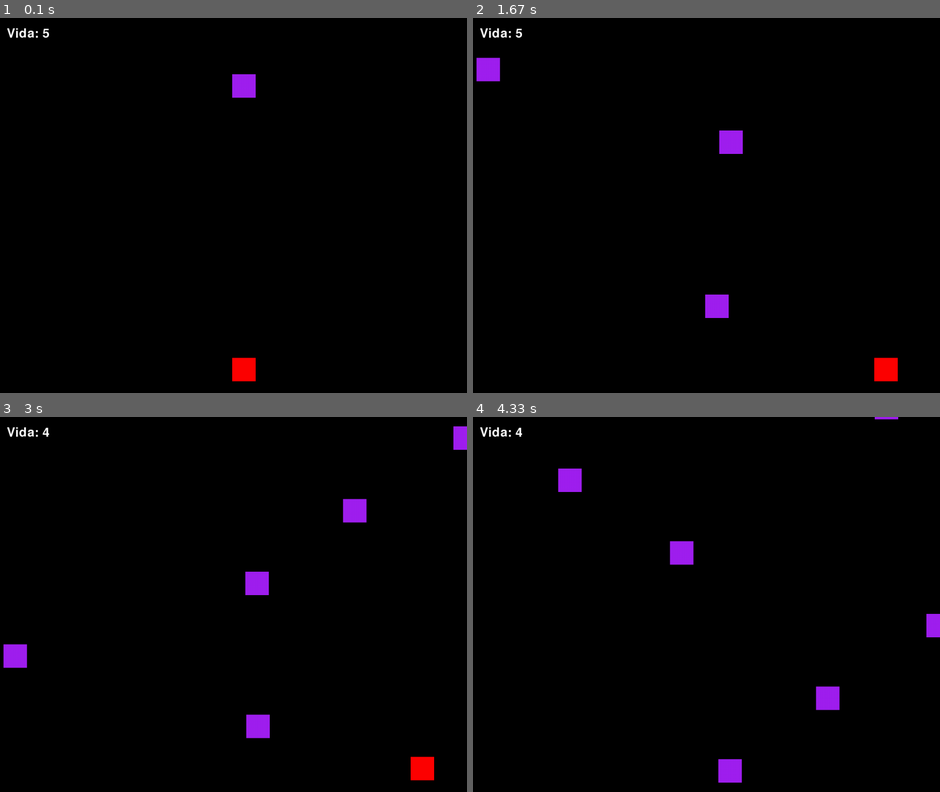
Above: before the commit, frames 1-4 (two rows, left to right).
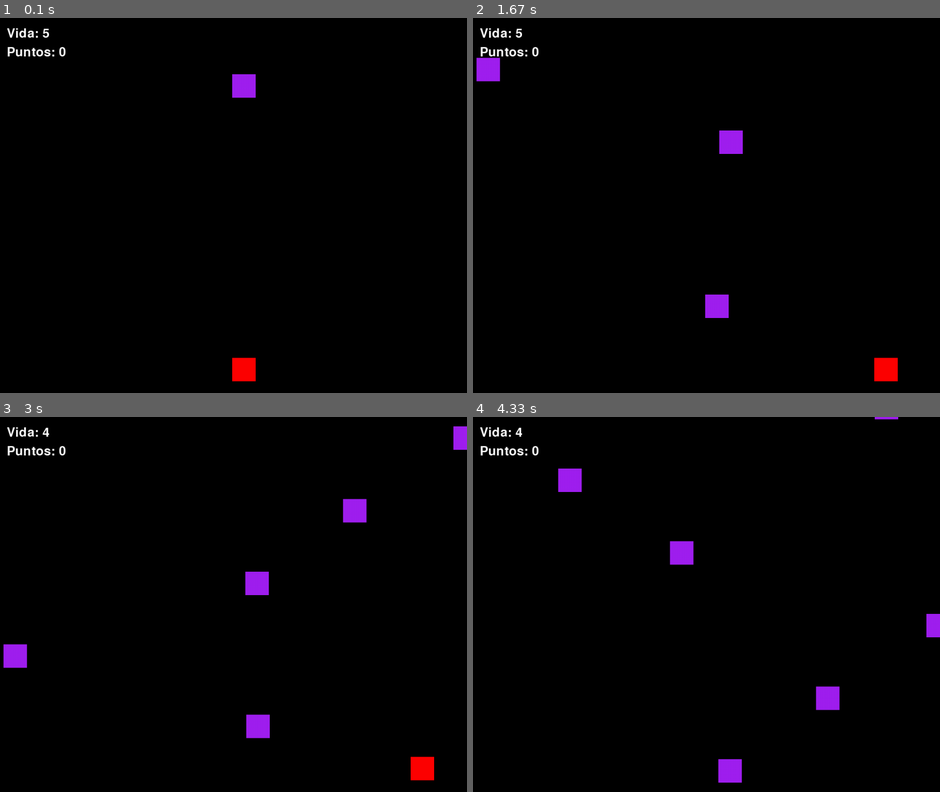
Above: after the commit, the same moments.

Repository: jocsanmj/Pygame
Game: pygame game, started from Game/pygame1.py
Same seed, same stepped clock (60 frames per second), same inputs: the game is played once before the commit and once after it.
Inputs:
- Up to frame 1 (0.1 s): no input
- Up to frame 2 (1.67 s): hold D 0.33-0.8 s; hold D 0.83-1.3 s; hold A from 1.33 s (still down)
- Up to frame 3 (3 s): release A at 1.87 s; hold A 1.9-2.3 s; hold D 2.33-2.97 s
- Up to frame 4 (4.33 s): hold A 3-3.47 s; hold D 3.5-3.97 s; hold D from 4 s (still down)

The runs differ from the first frame. In frame 1, 0.2% of the frame differs, in the area x 1-15%, y 7-11%; in frame 2, 0.2%; in frame 3, 0.2%; in frame 4, 0.2%.

Commit message:
ci: show players' points on the screen

Diff:
--- a/Game/pygame1.py
+++ b/Game/pygame1.py
@@ -57,6 +57,9 @@
     # Renderiza el texto de las vidas en pantalla.
     texto_vida = FUENTE.render(f"Vida: {vidas}", True, "white") # Crea un objeto de texto para mostrar el número de vidas.
 
+    # Renderiza el texto de los puntos en pantalla.
+    texto_puntos = FUENTE.render(f"Puntos: {puntos}", True, "white") # Crea un objeto de texto para mostrar el número de puntos del jugador.
+
     # Llama a la función para gestionar el movimiento del cubo según las teclas presionadas.
     gestionar_teclas(teclas)
 
@@ -84,6 +87,8 @@
     # Dibuja el texto de vidas en la pantalla.
     VENTANA.blit(texto_vida, (20,20)) # Muestra el número de vidas en la parte superior izquierda.
 
+    # Dibuja el texto de puntos en la pantalla.
+    VENTANA.blit(texto_puntos, (20,60)) # Muestra el número de puntos abajo de las vidas
     # Actualiza la pantalla para reflejar los cambios.
     pygame.display.update()
 
